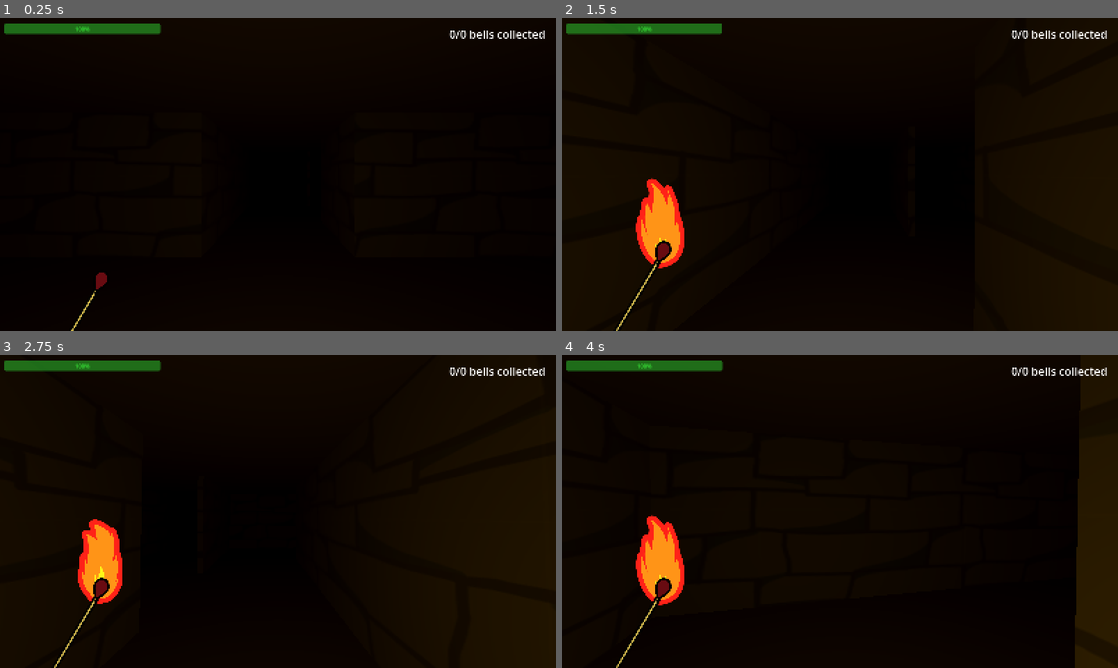
Above: before the commit, frames 1-4 (two rows, left to right).
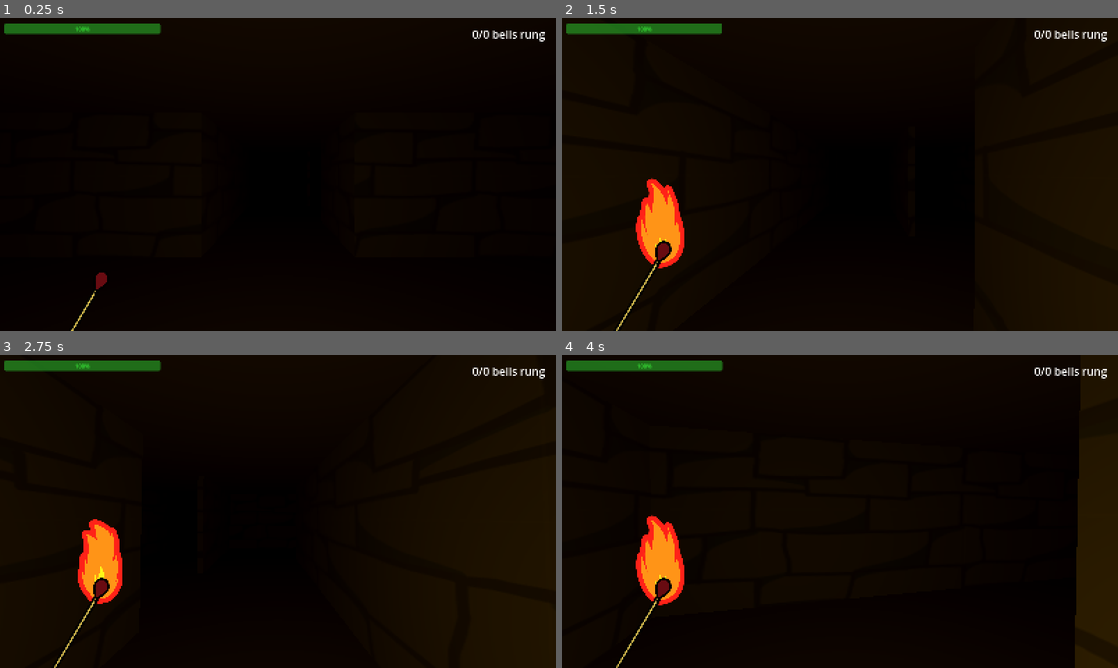
Above: after the commit, the same moments.

Repository: AvenirTheArtist/MazeGame
Game: Godot game, scene res://maps/maze_level.tscn
Same seed, same stepped clock (60 frames per second), same inputs: the game is played once before the commit and once after it.
Inputs (mouse positions are in pixels of both pictures, inside the frame that each line leads up to):
- Up to frame 1 (0.25 s): no input
- Up to frame 2 (1.5 s): tap Enter (ui_accept) at 0.5, 0.6, 0.77, 1.07 s; move the mouse to (867, 174) at 0.52 s; hold W (forward) from 0.53 s (still down); move the mouse to (812, 174) at 1.27 s; tap Shift (sprint) at 1.35 s
- Up to frame 3 (2.75 s): keep holding W (forward); tap Enter (ui_accept) at 1.52, 1.55, 1.82, 2.1 s; move the mouse to (289, 505) at 2.02 s
- Up to frame 4 (4 s): keep holding W (forward); move the mouse to (834, 517) at 2.77 s; tap Shift (sprint) at 2.85 s; tap Enter (ui_accept) at 3.02, 3.05, 3.32, 3.6, 3.77 s; move the mouse to (878, 514) at 3.52 s

The runs differ from the first frame. In frame 1, 0.3% of the frame differs, in the area x 80-98%, y 4-8%; in frame 2, 0.3%; in frame 3, 0.3%; in frame 4, 0.3%.

Commit message:
polish
changed "bells collected" to "bells rung"
reordered code in matchstickgui.gd

Diff:
--- a/player_stuff/gui.tscn
+++ b/player_stuff/gui.tscn
@@ -82,9 +82,9 @@
 "duration": 1.0,
 "texture": SubResource("AtlasTexture_fffk0")
 }],
-"loop": true,
+"loop": false,
 "name": &"empty",
-"speed": 1.0
+"speed": 0.0
 }, {
 "frames": [{
 "duration": 1.0,
@@ -144,7 +144,8 @@
 offset_right = 9.0
 offset_bottom = 69.0
 theme_override_font_sizes/font_size = 32
-text = "0/0 bells collected"
+text = "0/0 bells rung"
+horizontal_alignment = 2
 
 [node name="bottomleft" type="Control" parent="." unique_id=418576829]
 layout_mode = 1
@@ -184,7 +185,8 @@
 z_index = -1
 scale = Vector2(0.8139821, 0.8139821)
 sprite_frames = SubResource("SpriteFrames_6uk0c")
-animation = &"animatedfire"
+animation = &"empty"
+autoplay = "empty"
 offset = Vector2(0, -200)
 
 [node name="burnouttimer" type="Timer" parent="bottomleft/matchstickgui" unique_id=1314475471]
--- a/scripts/gui.gd
+++ b/scripts/gui.gd
@@ -17,4 +17,4 @@
 func _process(_delta: float) -> void:
 	topleft.hp.value = player.hp
 	topleft.stamina.value = player.stamina
-	topright.bells.text = str(map.bells_collected) + "/" + str(map.number_of_bells) + " bells collected"
+	topright.bells.text = str(map.bells_collected) + "/" + str(map.number_of_bells) + " bells rung"
--- a/scripts/matchstickgui.gd
+++ b/scripts/matchstickgui.gd
@@ -1,22 +1,45 @@
 extends TextureRect
+
+enum stages {UNLIT, LIT, HALFWAY_LIT, NONE}
+
+@export var matchstick_textures: Array[Texture2D] = [null, null]
+@export var matchstick_health: float = 2
 
 @onready var fireanim: AnimatedSprite2D = $fireanim
 @onready var animplayer: AnimationPlayer = $"../../AnimationPlayer"
 @onready var burnouttimer: Timer = $burnouttimer
 
-@export var matchstick_textures: Array[Texture2D] = [null, null]
-@export var matchstick_health: float = 2
+@onready var litpos: Control = $litpos
+@onready var halfwaylitpos: Control = $halfwaylitpos
 
 var burning: bool = false
-enum stages {UNLIT, LIT, HALFWAY_LIT, NONE}
 var current_stage: stages = stages.UNLIT
 
-@onready var litpos: Control = $litpos
-@onready var halfwaylitpos: Control = $halfwaylitpos
 
 
 func _ready() -> void:
 	animplayer.play("matchcomingup")
+
+func _process(delta: float) -> void:
+	if Input.is_action_just_pressed("ui_accept"):
+		start_burning()
+
+	if burnouttimer.time_left <= matchstick_health/2 and burnouttimer.time_left != 0:
+		current_stage = stages.HALFWAY_LIT
+
+	match current_stage:
+		stages.LIT:
+			fireanim.global_position = litpos.global_position
+			texture = matchstick_textures[0]
+		stages.HALFWAY_LIT:
+			fireanim.global_position = halfwaylitpos.global_position
+			texture = matchstick_textures[1]
+		stages.UNLIT:
+			texture = matchstick_textures[0]
+			fireanim.play("empty")
+		stages.NONE:
+			fireanim.play("empty")
+			texture = null
 
 func start_burning():
 	if Global.player.matchstick_amount <= 0:
@@ -39,27 +62,5 @@
 		animplayer.play("matchcomingup")
 	else: current_stage = stages.NONE
 
-func _process(delta: float) -> void:
-	if Input.is_action_just_pressed("ui_accept"):
-		start_burning()
-
-	if burnouttimer.time_left <= matchstick_health/2 and burnouttimer.time_left != 0:
-		current_stage = stages.HALFWAY_LIT
-
-	match current_stage:
-		stages.LIT:
-			fireanim.global_position = litpos.global_position
-			texture = matchstick_textures[0]
-		stages.HALFWAY_LIT:
-			fireanim.global_position = halfwaylitpos.global_position
-			texture = matchstick_textures[1]
-		stages.UNLIT:
-			texture = matchstick_textures[0]
-			fireanim.play("empty")
-		stages.NONE:
-			fireanim.play("empty")
-			texture = null
-
-
 func _on_burnouttimer_timeout() -> void:
 	burnout()
